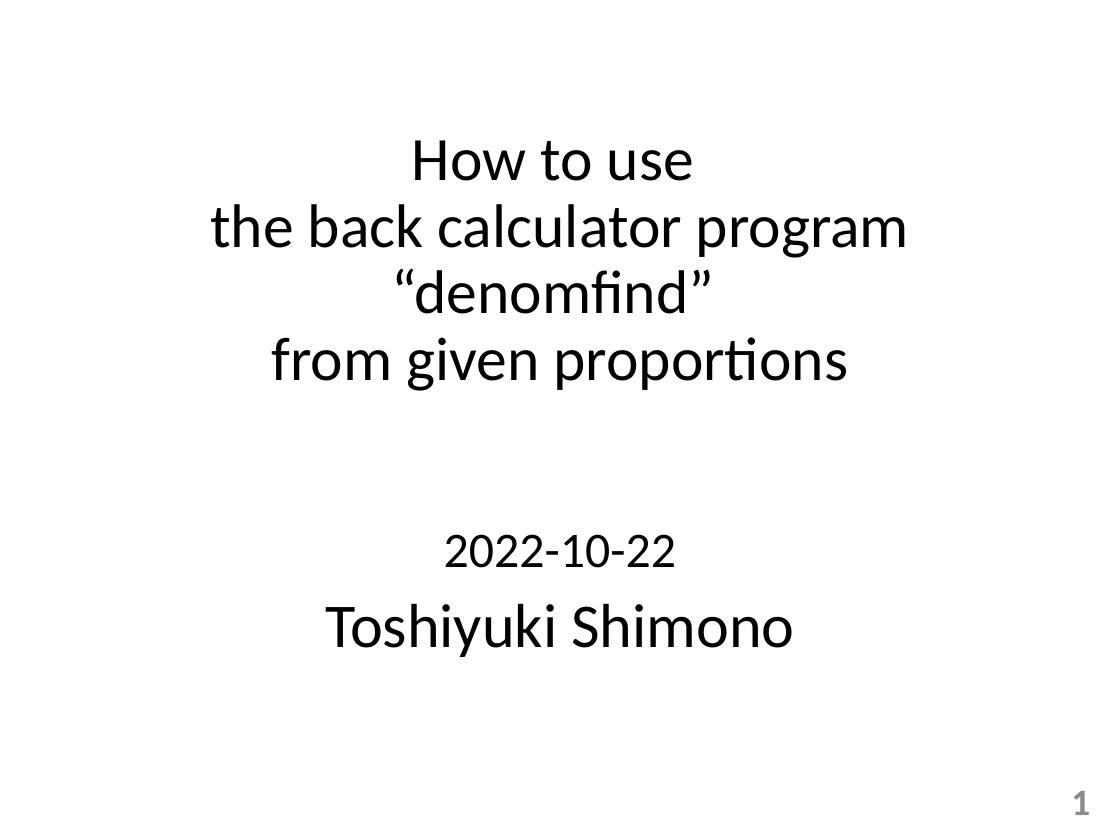
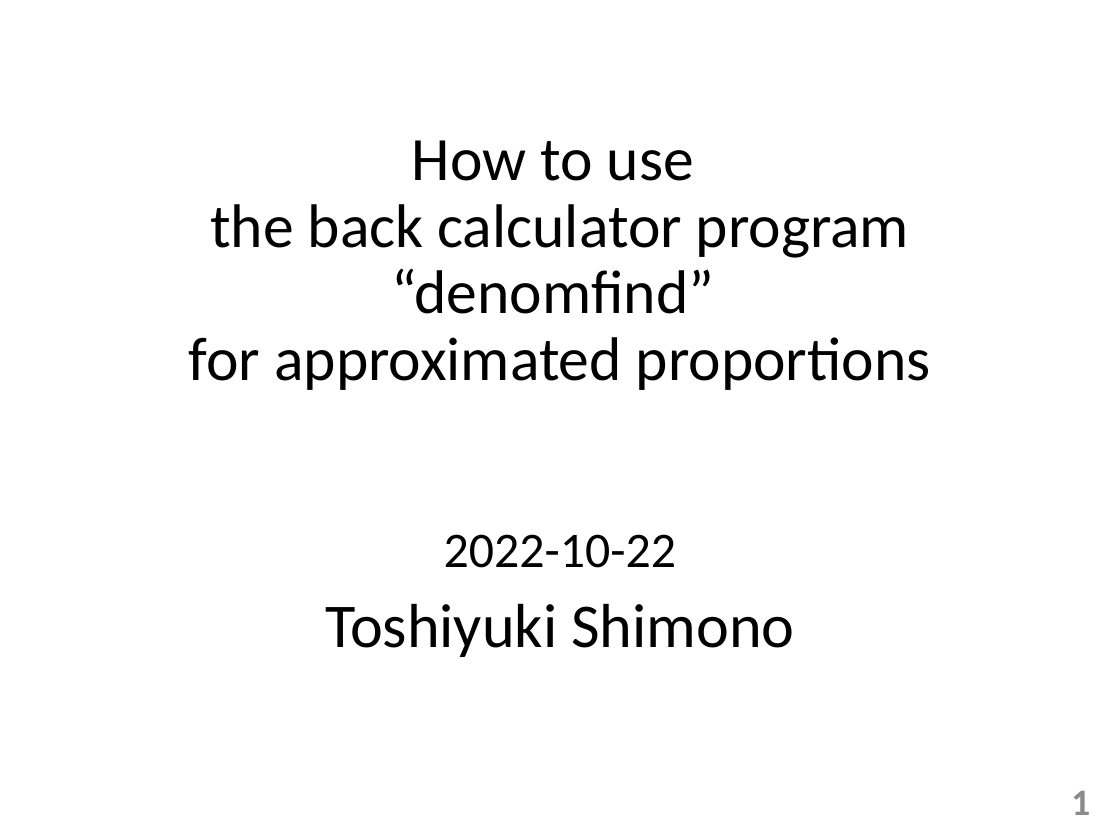
Before and after one commit to tulamili/App-denomfind, a slide deck: slide 1 of docs2/manipulation221022sat.pptx. Drawn at 1120x840 pixels with LibreOffice and Linux fonts; fonts in the diff are those of the drawing. Boxes give left, top, right and bottom in pixels: in the first picture for what was removed or moved away, otherwise in the second. Text is boxed around its words. In the diff, an @@ line names an element or a change of style, - is before the commit and + after.

```diff
--- a/docs2/manipulation221022sat.pptx
+++ b/docs2/manipulation221022sat.pptx
@@ title at (x1=189, y1=140, x2=931, y2=390): text changed @@
-How to use
-the back calculator program
-“denomfind”
-from given proportions
+How to use
+the back calculator program
+“denomfind”
+for approximated proportions
```
Also in this commit, not shown: 1 other slide changed, 1 other file.
